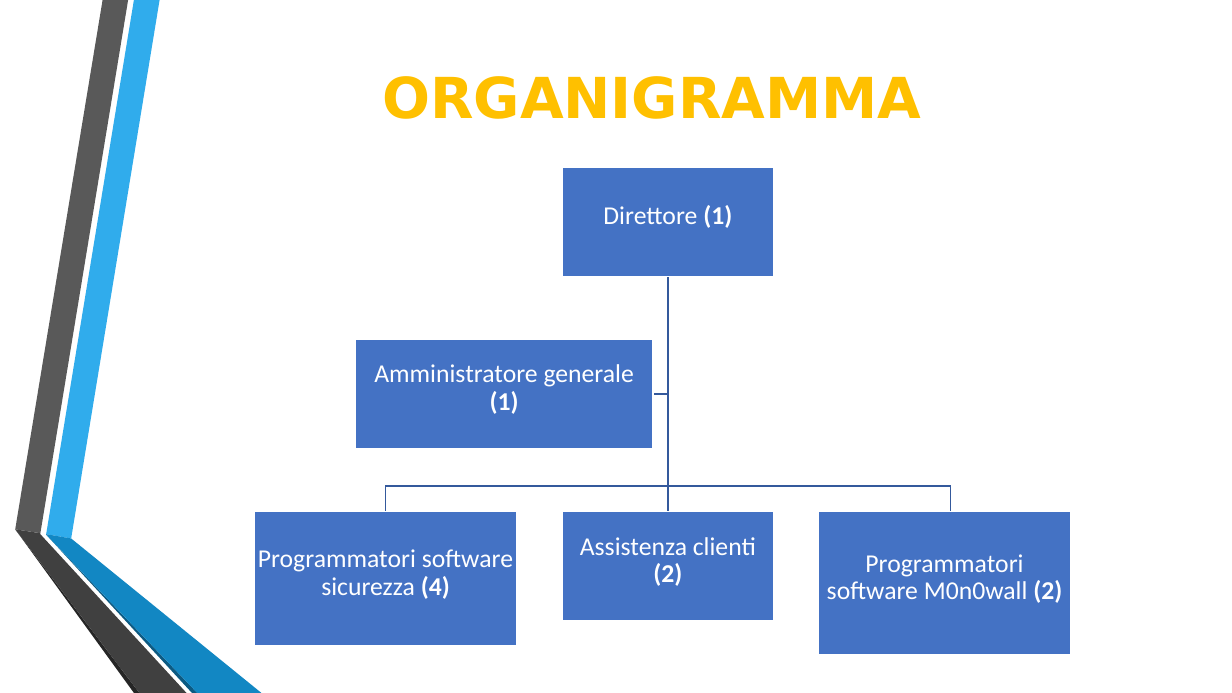
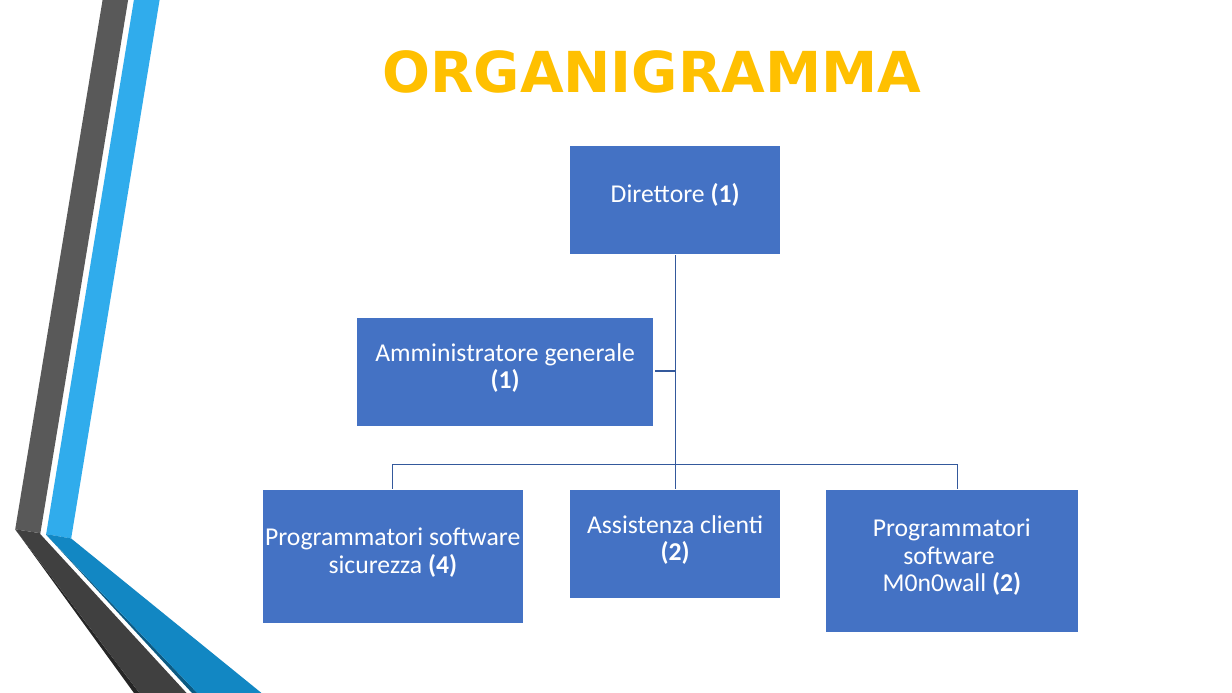
Before and after one commit to Lince99/GPOI, a slide deck: slide 4 of m0n0wall/Presentazione_M0n0wall.odp. Drawn at 1232x693 pixels with LibreOffice and Linux fonts; fonts in the diff are those of the drawing. Boxes give left, top, right and bottom in pixels: in the first picture for what was removed or moved away, otherwise in the second. Text is boxed around its words. In the diff, an @@ line names an element or a change of style, - is before the commit and + after.

```diff
--- a/m0n0wall/Presentazione_M0n0wall.odp
+++ b/m0n0wall/Presentazione_M0n0wall.odp
@@ title "ORGANIGRAMMA": place and size @@
-title "ORGANIGRAMMA" at bbox=[382, 76, 921, 119]
+title "ORGANIGRAMMA" at bbox=[382, 50, 921, 93]
@@ freeform shape: place and size @@
-freeform shape at bbox=[385, 276, 668, 511]
+freeform shape at bbox=[393, 255, 676, 490]
@@ freeform shape: place and size @@
-freeform shape at bbox=[653, 276, 668, 394]
+freeform shape at bbox=[654, 255, 676, 372]
@@ 5 freeform shapes: place and size @@
-5 freeform shapes at bbox=[255, 167, 1071, 655]
+5 freeform shapes at bbox=[262, 145, 1078, 633]
@@ freeform shape: place and size @@
-freeform shape at bbox=[668, 276, 951, 511]
+freeform shape at bbox=[676, 255, 958, 490]
@@ freeform shape "Amministratore generale (1)": place and size @@
-freeform shape "Amministratore generale (1)" at bbox=[356, 339, 653, 448]
+freeform shape "Amministratore generale (1)" at bbox=[357, 318, 654, 427]
```
Also in this commit, not shown: 6 other slides changed, 2 slides added, 2 slides removed, 1 other file.
